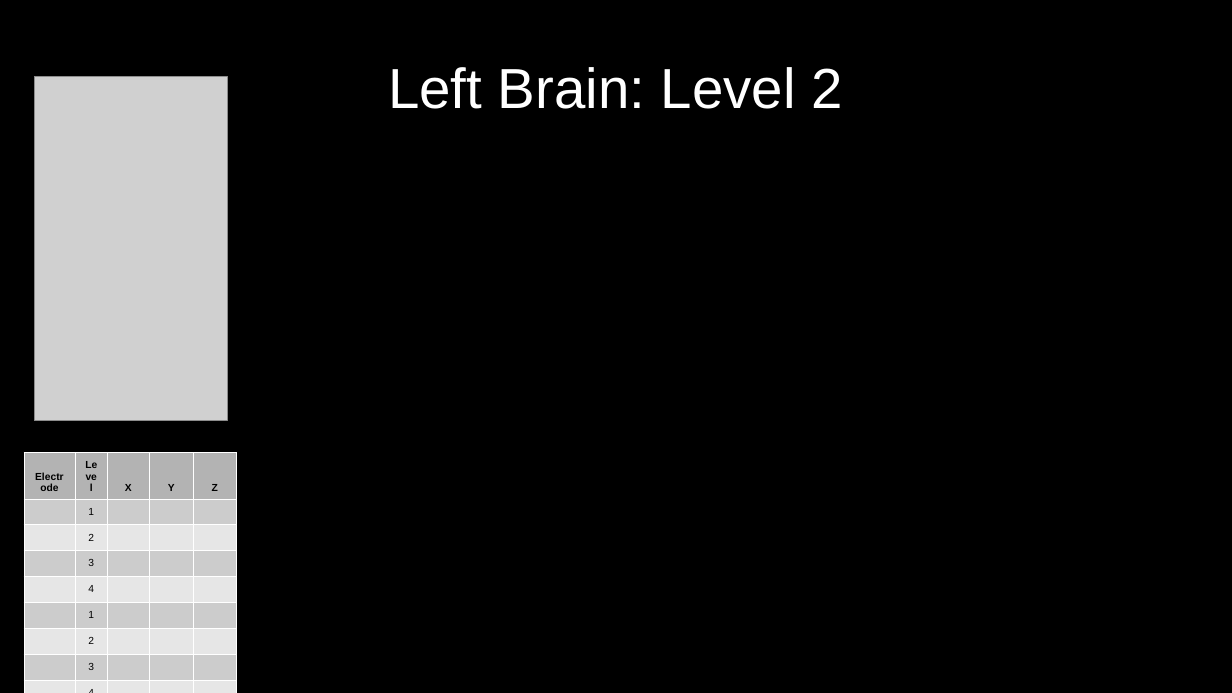
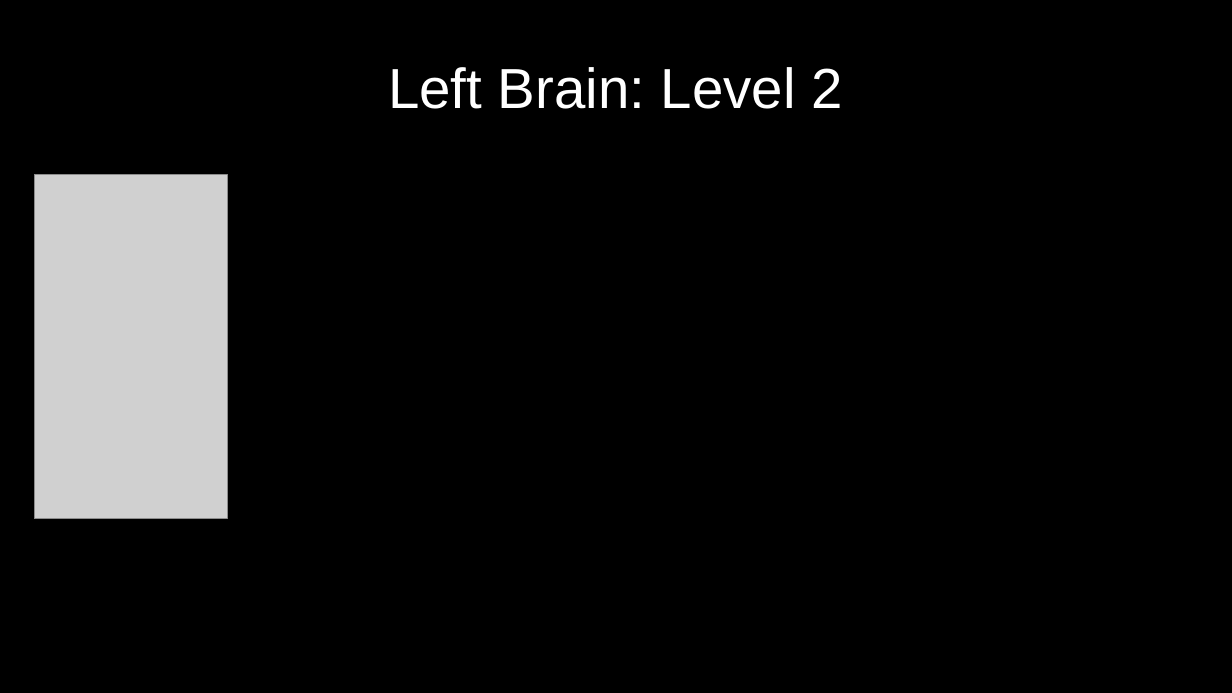
Before and after one commit to greydongilmore/clinical_dicom2bids_smk, a slide deck: slide 5 of resources/medtronic_sensight_reconstructions.odp. Drawn at 1232x693 pixels with LibreOffice and Linux fonts; fonts in the diff are those of the drawing; grey boxes stand for pictures. Boxes give left, top, right and bottom in pixels: in the first picture for what was removed or moved away, otherwise in the second. Text is boxed around its words. In the diff, an @@ line names an element or a change of style, - is before the commit and + after.

```diff
--- a/resources/medtronic_sensight_reconstructions.odp
+++ b/resources/medtronic_sensight_reconstructions.odp
@@ picture: place and size @@
-picture at [34, 76, 227, 421]
+picture at [34, 175, 227, 519]
@@ table removed at [24, 453, 237, 674], 9 rows, 5 columns @@
-Electrode | Level | X | Y | Z
- | 1 |  |  | 
- | 2 |  |  | 
- | 3 |  |  | 
- | 4 |  |  | 
- | 1 |  |  | 
- | 2 |  |  | 
- | 3 |  |  | 
- | 4 |  |  | 
```
Also in this commit, not shown: 9 other slides changed, 3 other files.
